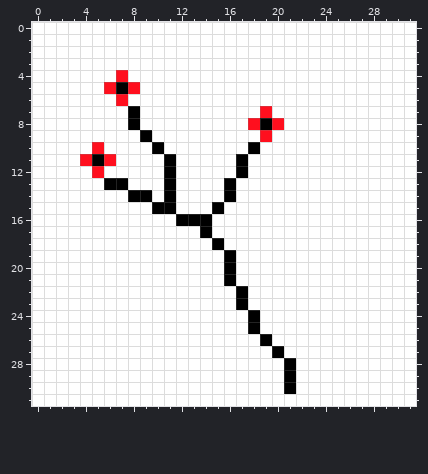
Pixel-art sprite, stored at pic/kleinTest.png. Above, as it was before the edit.
The file is 32x32 pixels.
After:
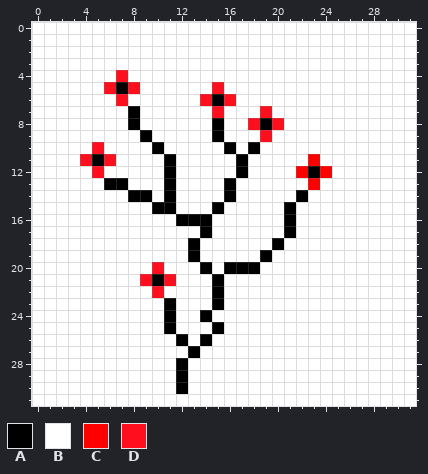
Palette (. is transparent): A #000000  B #ffffff  C #ff0000  D #ff0f1e
Edits made:
@@ x 7..26 @@
  4 DBBBBBBBBBBBBBBBBBBB
- 5 ADBBBBBBBBBBBBBBBBBB
- 6 DBBBBBBBBBBBBBBBBBBB
- 7 BABBBBBBBBBBDBBBBBBB
- 8 BABBBBBBBBBDADBBBBBB
- 9 BBABBBBBBBBBDBBBBBBB
-10 BBBABBBBBBBABBBBBBBB
-11 BBBBABBBBBABBBBBBBBB
-12 BBBBABBBBBABBBBBBBBB
-13 ABBBABBBBABBBBBBBBBB
-14 BAABABBBBABBBBBBBBBB
-15 BBBAABBBABBBBBBBBBBB
-16 BBBBBAAABBBBBBBBBBBB
-17 BBBBBBBABBBBBBBBBBBB
-18 BBBBBBBBABBBBBBBBBBB
-19 BBBBBBBBBABBBBBBBBBB
-20 BBBBBBBBBABBBBBBBBBB
-21 BBBBBBBBBABBBBBBBBBB
-22 BBBBBBBBBBABBBBBBBBB
-23 BBBBBBBBBBABBBBBBBBB
-24 BBBBBBBBBBBABBBBBBBB
-25 BBBBBBBBBBBABBBBBBBB
-26 BBBBBBBBBBBBABBBBBBB
-27 BBBBBBBBBBBBBABBBBBB
-28 BBBBBBBBBBBBBBABBBBB
-29 BBBBBBBBBBBBBBABBBBB
-30 BBBBBBBBBBBBBBABBBBB
+ 5 ADBBBBBBDBBBBBBBBBBB
+ 6 DBBBBBBDADBBBBBBBBBB
+ 7 BABBBBBBDBBBDBBBBBBB
+ 8 BABBBBBBABBDADBBBBBB
+ 9 BBABBBBBABBBDBBBBBBB
+10 BBBABBBBBABABBBBBBBB
+11 BBBBABBBBBABBBBBCBBB
+12 BBBBABBBBBABBBBCACBB
+13 ABBBABBBBABBBBBBCBBB
+14 BAABABBBBABBBBBABBBB
+15 BBBAABBBABBBBBABBBBB
+16 BBBBBAAABBBBBBABBBBB
+17 BBBBBBBABBBBBBABBBBB
+18 BBBBBBABBBBBBABBBBBB
+19 BBBBBBABBBBBABBBBBBB
+20 BBBDBBBABAAABBBBBBBB
+21 BBDADBBBABBBBBBBBBBB
+22 BBBDBBBBABBBBBBBBBBB
+23 BBBBABBBABBBBBBBBBBB
+24 BBBBABBABBBBBBBBBBBB
+25 BBBBABBBABBBBBBBBBBB
+26 BBBBBABABBBBBBBBBBBB
+27 BBBBBBABBBBBBBBBBBBB
+28 BBBBBABBBBBBBBBBBBBB
+29 BBBBBABBBBBBBBBBBBBB
+30 BBBBBABBBBBBBBBBBBBB
 31 BBBBBBBBBBBBBBBBBBBB
